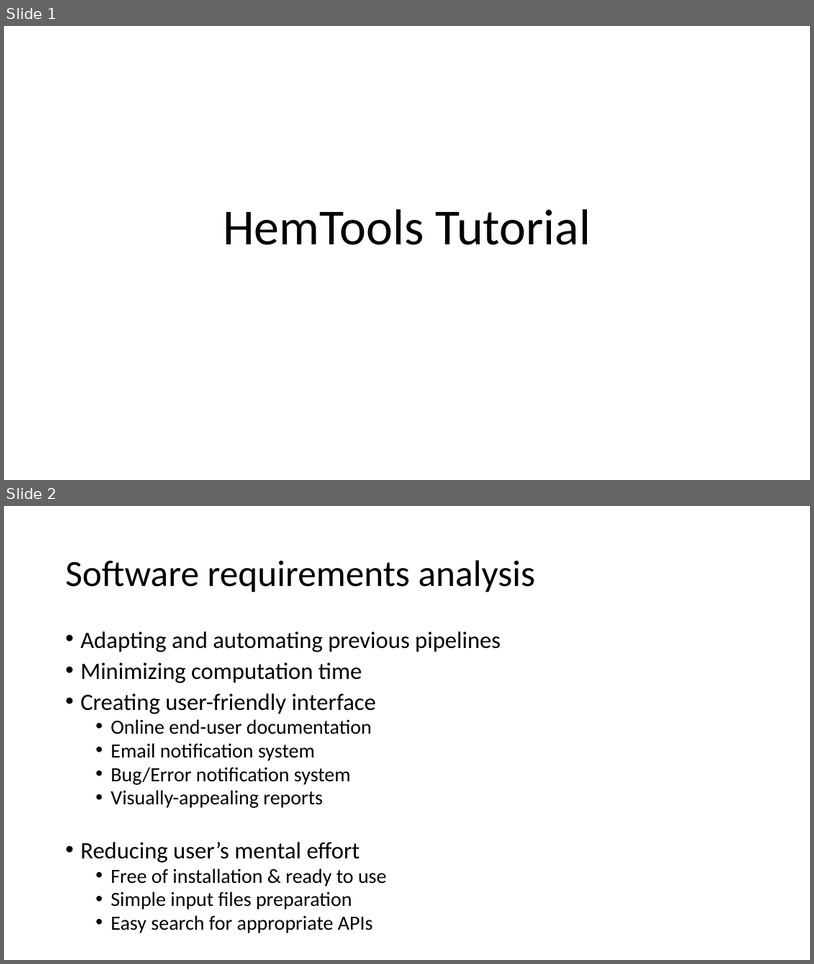
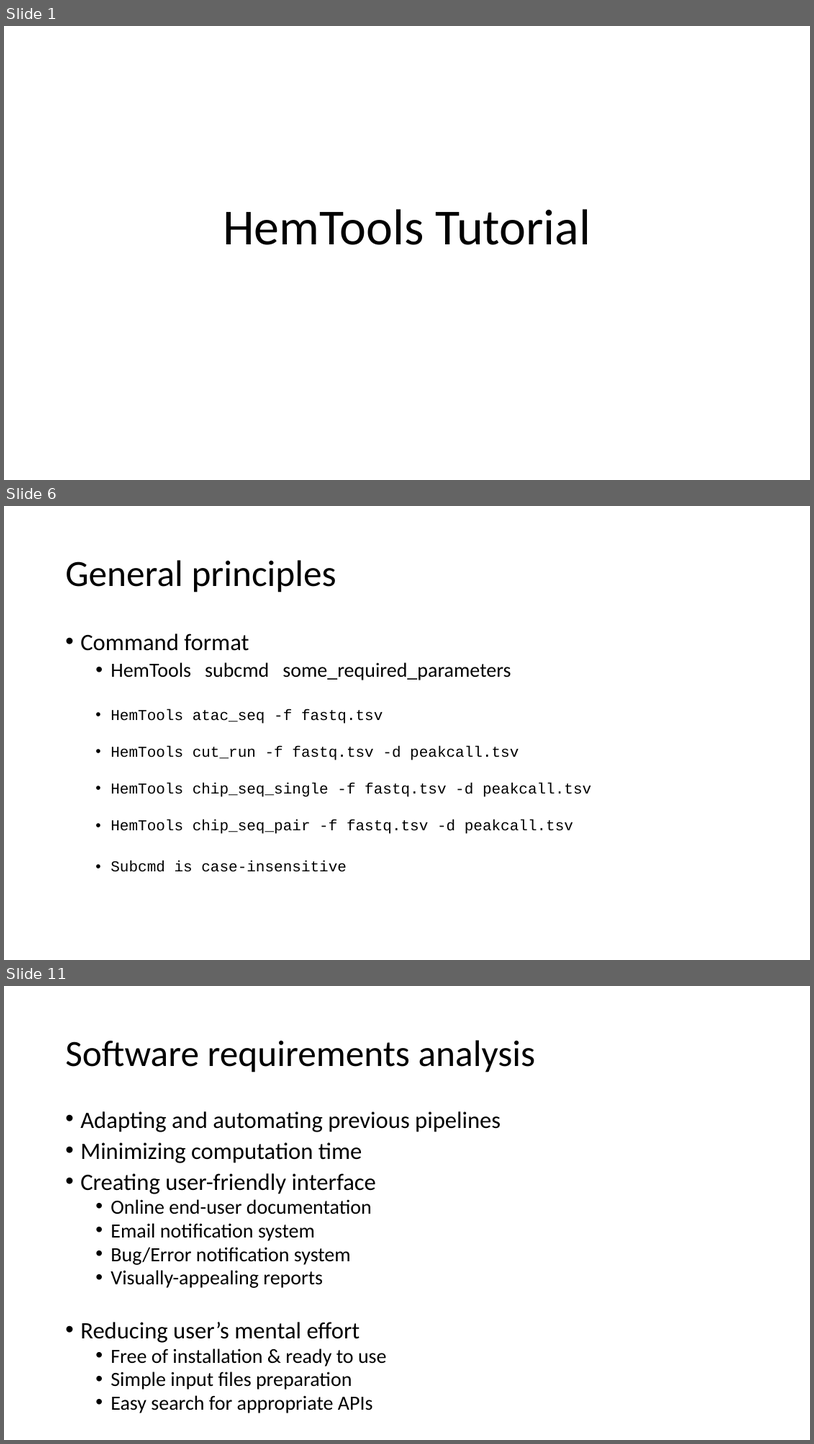
Before and after one commit to YichaoOU/HemTools, a slide deck: HemTools Tutorial.pptx. Shown one above the other, each under a label of ours: slides 1 and 2 before the commit, slides 1, 6 and 11 after it; the slides between them are not shown. The pictures are 814x964 and 814x1444 pixels, drawn with LibreOffice and Linux fonts; fonts in the diff are those of the drawing. Boxes give left, top, right and bottom in pixels: in the first picture for what was removed or moved away, otherwise in the second. Text is boxed around its words. In the diff, an @@ line names an element or a change of style, - is before the commit and + after.

```diff
--- a/HemTools Tutorial.pptx
+++ b/HemTools Tutorial.pptx
@@ slide 6 added at [4, 506, 810, 960], background #FFFFFF @@
@@ title added at [65, 560, 337, 592], 44 pt, text #000000 @@
+General principles
@@ text added at [80, 633, 592, 872], 18 pt, text #000000 @@
+• Command format
+  • HemTools subcmd some_required_parameters
+  • HemTools atac_seq -f fastq.tsv
+  • HemTools cut_run -f fastq.tsv -d peakcall.tsv
+  • HemTools chip_seq_single -f fastq.tsv -d peakcall.tsv
+  • HemTools chip_seq_pair -f fastq.tsv -d peakcall.tsv
+  • Subcmd is case-insensitive
@@ what was slide 2 is now slide 11 @@
```
Also in this commit, not shown: 8 other slides added, 1 slide removed, 12 other files.
